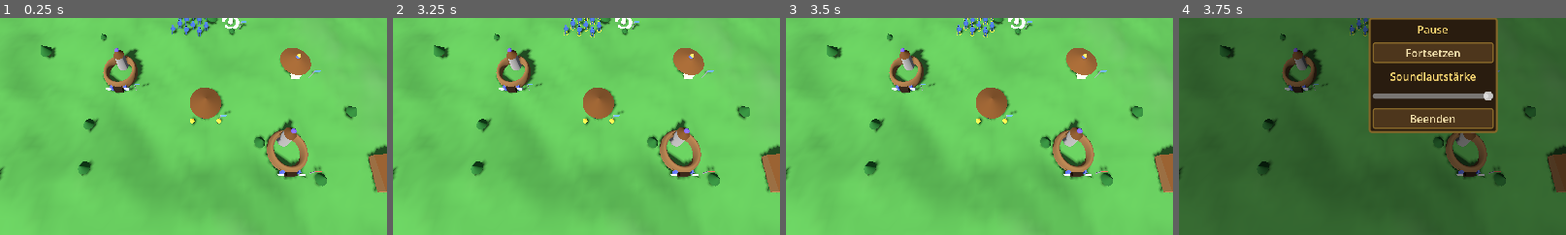
Above: before the commit, frames 1-4 (left to right).
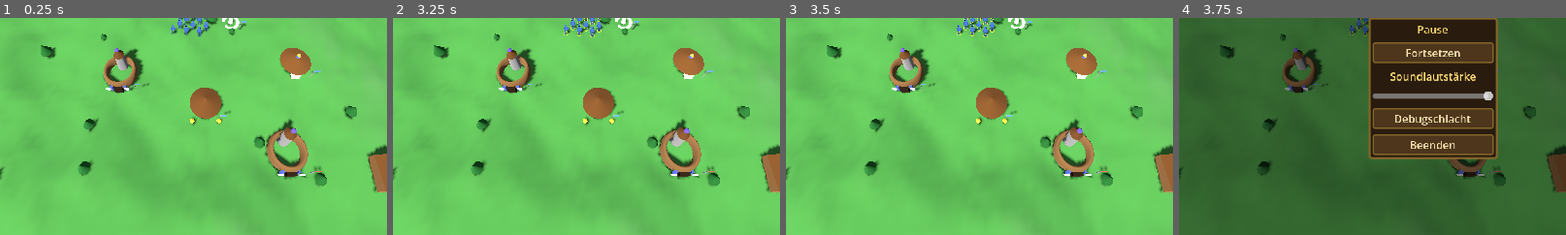
Above: after the commit, the same moments.

Repository: Klopskaiser/Populous-TheEnd
Game: Godot game, scene res://scenes/main.tscn
The game is run twice, just before and just after one commit, with the same random seed, the same clock (stepped at 60 frames per second) and the same inputs.
Inputs (mouse positions are % of the whole screen's width and height, from its top left):
- Up to frame 1 (0.25 s): no input
- Up to frame 2 (3.25 s): click (4, 41) at 0.52 s; click (11, 41) at 1.27 s; click (19, 41) at 2.02 s; click "Untätige Braves wählen" at 2.75 s
- Up to frame 3 (3.5 s): no input
- Up to frame 4 (3.75 s): click "Menü" at 3.5 s
The pictures show only the part of the screen within x 26-75%, y 50-100%; the shares and areas given below are measured in that part.

Frames 1-3 are identical in both runs. In frame 4, 4.5% of the frame differs, in the area x 48-83%, y 44-66%.

Commit message:
Debugschlacht: Pausemenue-Punkt laedt 2x800-Einheiten-Schlacht
Neuer Menuepunkt im Pausemenue: setzt GameState.debug_battle (One-Shot)
und laedt die Szene neu. Main baut dann statt Basen/Sparring zwei Armeen
a 800 Einheiten (70% Krieger vorn, 30% Feuerkrieger hinten) links/rechts
der Inselmitte, die aufeinander zumarschieren; Blau bleibt steuerbar.
Headless-Funktionstest: 1600 Einheiten, 600 Frames fehlerfrei.

Testsuite 438 gruen.

Co-Authored-By: Claude Opus 4.8 <noreply@anthropic.com>

Diff:
--- a/scripts/core/game_state.gd
+++ b/scripts/core/game_state.gd
@@ -19,6 +19,11 @@
 ## Tribe id of the human player.
 const PLAYER_TRIBE: int = 0
 
+## One-shot flag (consumed by Main._ready): the next scene load builds the
+## debug battle scenario (two 800-unit armies clashing) instead of the
+## normal skirmish start. Set by the pause menu's "Debugschlacht" button.
+var debug_battle: bool = false
+
 
 func _process(delta: float) -> void:
 	for tribe in tribes:
--- a/scripts/core/main.gd
+++ b/scripts/core/main.gd
@@ -27,6 +27,15 @@
 const STRESS_ANCHORS: Array[Vector2i] = [
 	Vector2i(44, 44), Vector2i(84, 44), Vector2i(44, 84), Vector2i(84, 84)]
 
+## Debug battle (pause-menu "Debugschlacht"): two armies of this size meet in
+## the middle of the island. Blue (tribe 0) stays player-controllable.
+const DEBUG_ARMY_SIZE: int = 800
+## Share of warriors per army; the rest are firewarriors (spawned in the back
+## rows, since the outer spawn rings fill last).
+const DEBUG_WARRIOR_SHARE: float = 0.7
+## Army anchor offset from the island centre (cells, along x).
+const DEBUG_ARMY_OFFSET: int = 26
+
 ## Debug: spawn a small marker at the terrain raycast hit on left-click, to
 ## verify the HeightMapShape3D offset (marker must sit exactly under the cursor).
 @export var debug_click_marker: bool = false
@@ -95,11 +104,18 @@
 	# the affected mesh chunks + collision here.
 	Events.terrain_deformed.connect(_terrain.apply_deformation)
 
-	_tree_manager.spawn_trees(TREE_COUNT, GameState.ISLAND_SEED)
-	_place_start_site(tribes[GameState.PLAYER_TRIBE], nav)
-	_setup_player_base(tribes[GameState.PLAYER_TRIBE], nav)
-	_spawn_start_units(td, nav)
-	_setup_sparring(tribes, nav)
+	if GameState.debug_battle:
+		# Debug battle (one-shot flag from the pause menu): no bases, no start
+		# braves — just two armies marching at each other.
+		GameState.debug_battle = false
+		_tree_manager.spawn_trees(TREE_COUNT, GameState.ISLAND_SEED)
+		_setup_debug_battle(nav)
+	else:
+		_tree_manager.spawn_trees(TREE_COUNT, GameState.ISLAND_SEED)
+		_place_start_site(tribes[GameState.PLAYER_TRIBE], nav)
+		_setup_player_base(tribes[GameState.PLAYER_TRIBE], nav)
+		_spawn_start_units(td, nav)
+		_setup_sparring(tribes, nav)
 
 	# Start the camera over the island centre.
 	var center: float = TerrainData.SIZE * 0.5
@@ -195,6 +211,45 @@
 			placed += 1
 
 
+# --- Debug battle (pause menu) ---------------------------------------------------
+
+## Two armies of DEBUG_ARMY_SIZE units each (blue = tribe 0, player-controlled;
+## red = tribe 1) spawn left/right of the island centre and march at each
+## other's anchor — the aggro system takes over on contact.
+func _setup_debug_battle(nav: NavGrid) -> void:
+	var center: Vector2i = Vector2i(TerrainData.SIZE / 2, TerrainData.SIZE / 2)
+	var blue_anchor: Vector2i = center + Vector2i(-DEBUG_ARMY_OFFSET, 0)
+	var red_anchor: Vector2i = center + Vector2i(DEBUG_ARMY_OFFSET, 0)
+	_spawn_debug_army(0, blue_anchor, nav)
+	_spawn_debug_army(1, red_anchor, nav)
+	# March each army at the enemy anchor; the path queue spreads the A* load.
+	_tribe_commands.order_move(
+		_unit_manager.get_units_of_tribe(0), nav.cell_to_world(red_anchor))
+	_tribe_commands.order_move(
+		_unit_manager.get_units_of_tribe(1), nav.cell_to_world(blue_anchor))
+	print("Debugschlacht: %d Einheiten gesamt" % _unit_manager.units.size())
+
+
+## Fills walkable cells ring by ring around the anchor: warriors first (inner
+## rows), firewarriors behind them (outer rows).
+func _spawn_debug_army(tribe_id: int, anchor: Vector2i, nav: NavGrid) -> void:
+	var warriors: int = int(float(DEBUG_ARMY_SIZE) * DEBUG_WARRIOR_SHARE)
+	var spawned: int = 0
+	for radius in range(0, 40):
+		for cell in _ring_cells(anchor, radius):
+			if spawned >= DEBUG_ARMY_SIZE:
+				return
+			if not nav.is_cell_walkable(cell):
+				continue
+			var scene: PackedScene = WARRIOR_SCENE if spawned < warriors \
+				else FIREWARRIOR_SCENE
+			_unit_manager.spawn_unit(scene, tribe_id, nav.cell_to_world(cell))
+			spawned += 1
+	if spawned < DEBUG_ARMY_SIZE:
+		push_warning("Debugschlacht: nur %d von %d Einheiten für Stamm %d gespawnt"
+			% [spawned, DEBUG_ARMY_SIZE, tribe_id])
+
+
 ## Ring-searches outward from `center` for the first buildable footprint.
 func _find_plot(center: Vector2i, footprint: Vector2i, _nav: NavGrid) -> Vector2i:
 	for radius in range(0, TerrainData.SIZE / 2):
--- a/scripts/ui/sidebar.gd
+++ b/scripts/ui/sidebar.gd
@@ -487,11 +487,30 @@
 	volume.value_changed.connect(_on_volume_changed)
 	vb.add_child(volume)
 
+	var battle: Button = Button.new()
+	battle.text = "Debugschlacht"
+	UiTheme.style_button(battle)
+	battle.pressed.connect(_start_debug_battle)
+	vb.add_child(battle)
+
 	var quit: Button = Button.new()
 	quit.text = "Beenden"
 	UiTheme.style_button(quit)
 	quit.pressed.connect(func() -> void: get_tree().quit())
 	vb.add_child(quit)
+
+
+## Reloads the map as the debug battle scenario (two 800-unit armies meeting
+## in the middle; Main._ready consumes the flag).
+func _start_debug_battle() -> void:
+	var gs: Node = get_node_or_null("/root/GameState")
+	if gs == null:
+		return
+	gs.debug_battle = true
+	# No GameState.reset() here: the old scene still runs until the deferred
+	# reload, and Main._ready re-populates everything anyway.
+	get_tree().paused = false
+	get_tree().reload_current_scene()
 
 
 ## Master-bus volume from the pause-menu slider (0..100; 0 mutes).
Not shown, changed: plans/PROGRESS.md
